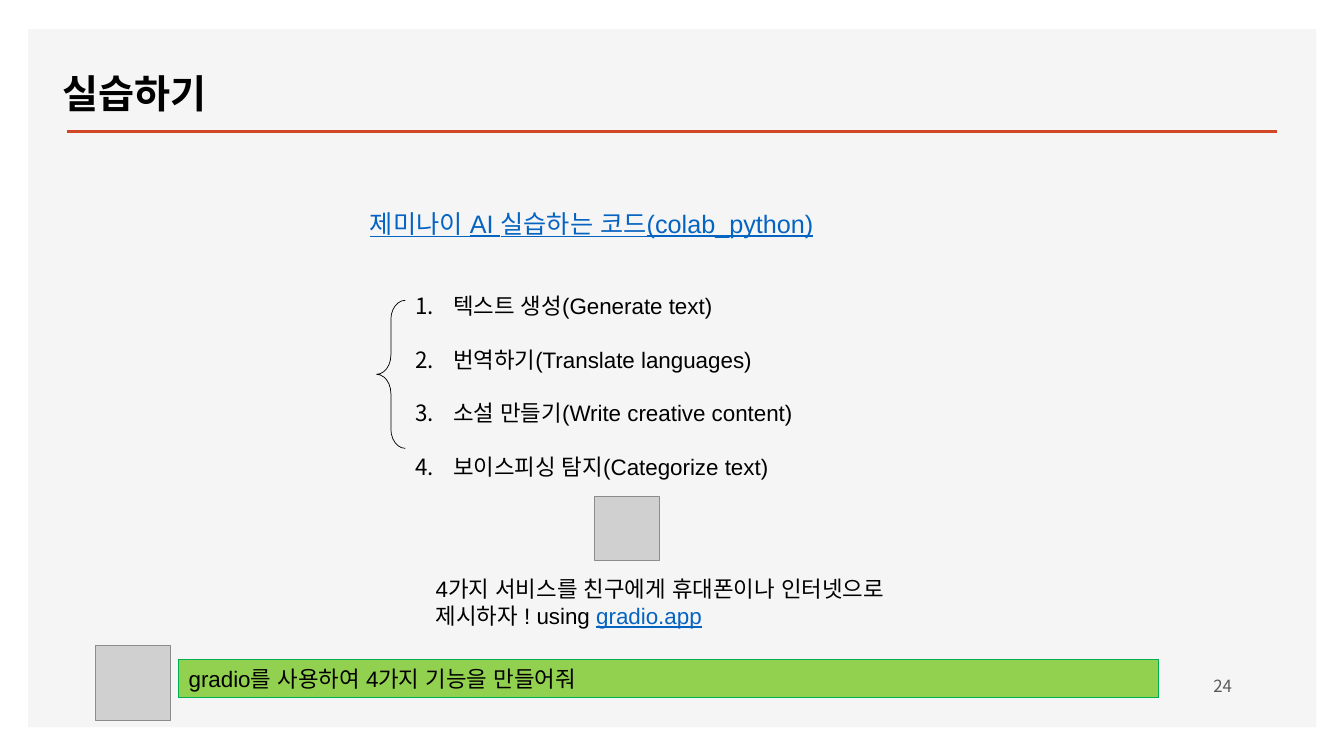
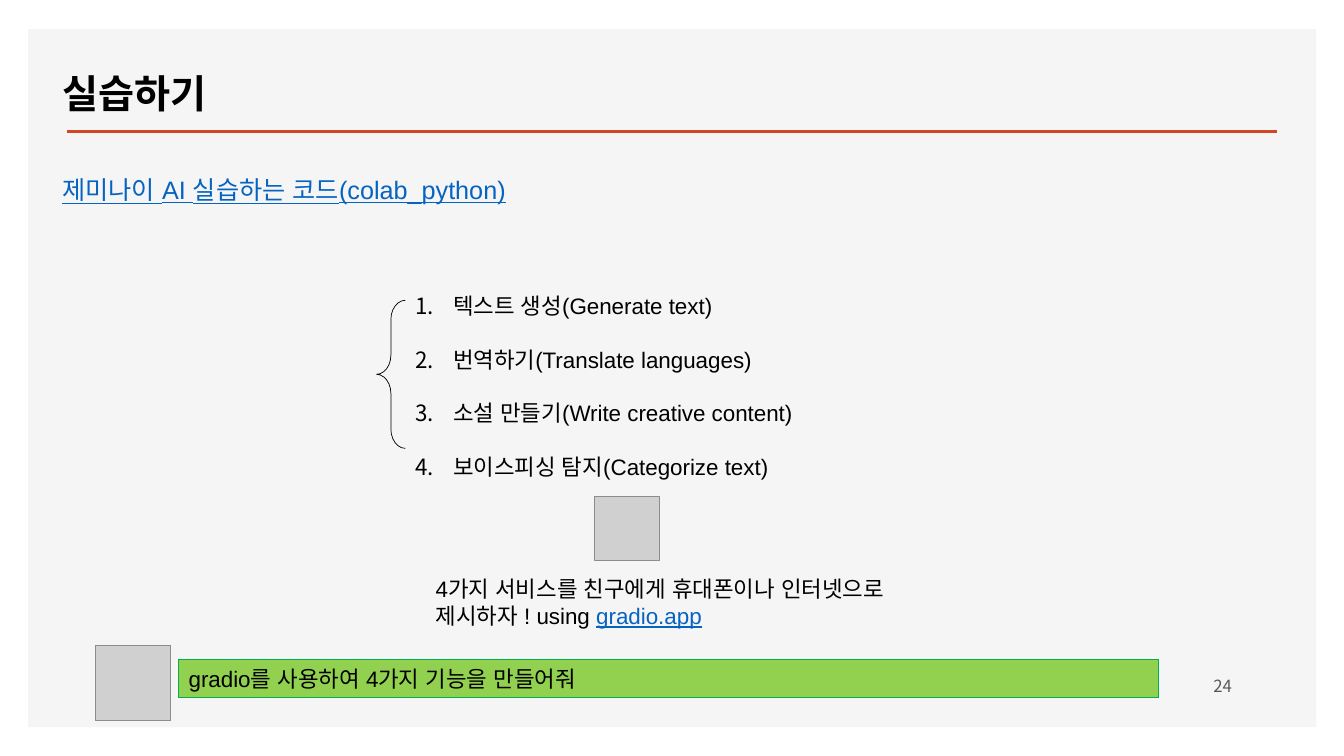
Before and after one commit to ancestor9/2026_Fall_AI-Workflow, a slide deck: slide 24 of PPTs/01_What is AI Workflow.pptx. Drawn at 1344x756 pixels with LibreOffice and Linux fonts; fonts in the diff are those of the drawing; grey boxes stand for pictures; background and template pictures are left out. Boxes give left, top, right and bottom in pixels: in the first picture for what was removed or moved away, otherwise in the second. Text is boxed around its words. In the diff, an @@ line names an element or a change of style, - is before the commit and + after.

```diff
--- a/PPTs/01_What is AI Workflow.pptx
+++ b/PPTs/01_What is AI Workflow.pptx
@@ text "제미나이 AI 실습하는 코드(colab_python)": place and size @@
-text "제미나이 AI 실습하는 코드(colab_python)" at bbox=[370, 212, 813, 239]
+text "제미나이 AI 실습하는 코드(colab_python)" at bbox=[62, 178, 506, 205]
```
Also in this commit, not shown: 3 other slides changed, 4 slides removed.
